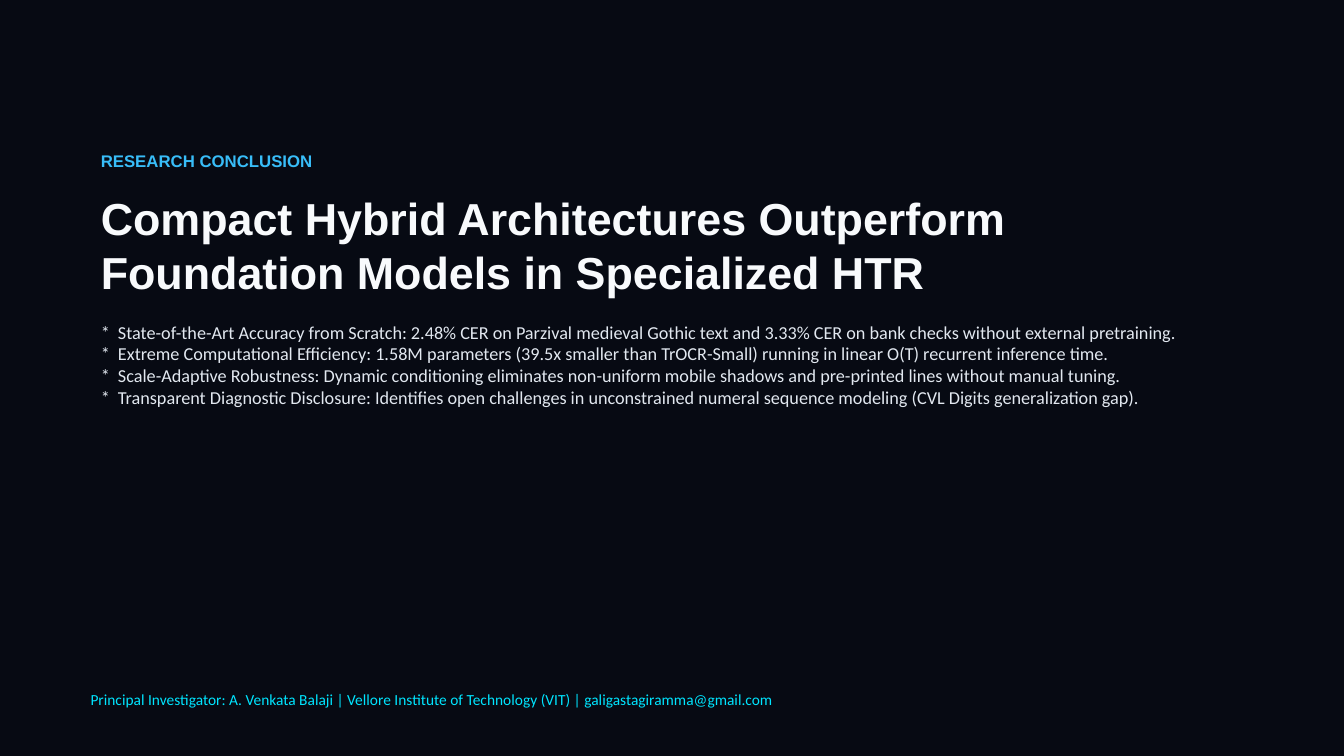
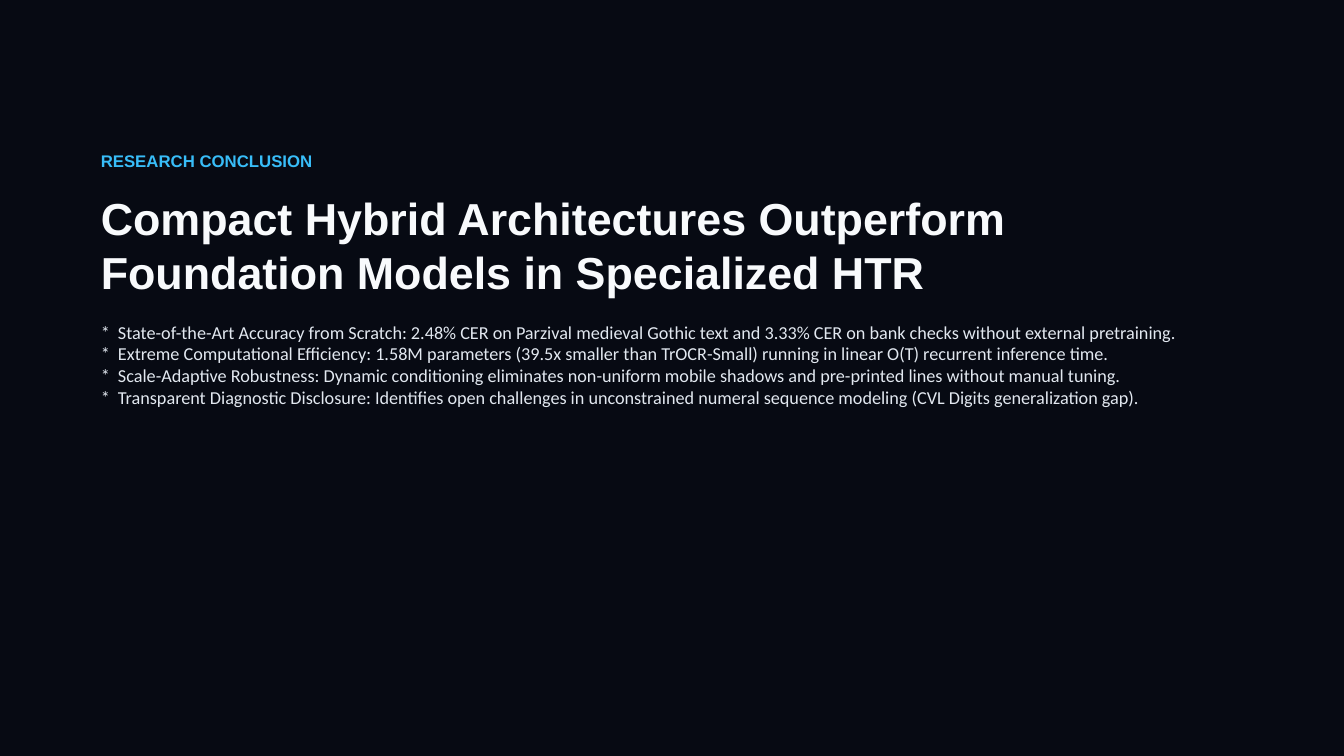
Before and after one commit to Balaji268268/HandwrittenTextRecognition, a slide deck: slide 17 of docs/presentation/Handwritten_Text_Recognition_MNC_Keynote.pptx (slide 16 before the commit). Drawn at 1344x756 pixels with LibreOffice and Linux fonts; fonts in the diff are those of the drawing. Boxes give left, top, right and bottom in pixels: in the first picture for what was removed or moved away, otherwise in the second. Text is boxed around its words. In the diff, an @@ line names an element or a change of style, - is before the commit and + after.

```diff
--- a/docs/presentation/Handwritten_Text_Recognition_MNC_Keynote.pptx
+++ b/docs/presentation/Handwritten_Text_Recognition_MNC_Keynote.pptx
@@ text removed at (91, 694, 772, 708) @@
-Principal Investigator: A. Venkata Balaji | Vellore Institute of Technology (VIT) | galigastagiramma@gmail.com
```
Also in this commit, not shown: 2 other slides changed, 1 slide added, 10 other files.
